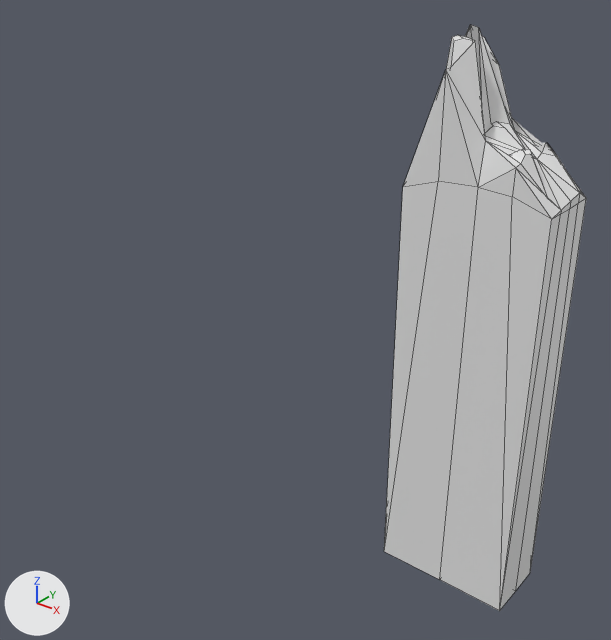
An edit to the FBX model Lost Kids/Assets/Models/Walls/Wall1.FBX, drawn before and after from the same camera.
Before and after are seen from a 50 mm camera at (12.49, -9.4, 9.08) aimed at (4.82, 0.18, 3.14). Arrows for +X, +Y and +Z are at lower left; the lights stay in place. Mesh edges are drawn as thin lines. Where no turn or scale is listed for an object, it has been applied to the vertices.

The first picture shows 'Wall1'.
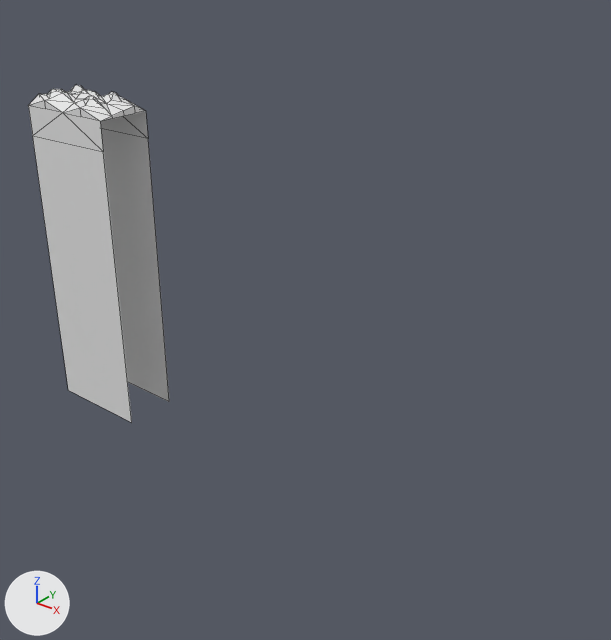
Where the change shows, as pixel boxes (x1, y1, x2, y2) in the pictures (611 x 640 px):
'Wall1', reshaped, moved (30% narrower, 42% shorter)
    before: (384, 25, 586, 611)
    after: (28, 85, 169, 422)
part 1 of me_mesh, cut back
    before: (384, 70, 586, 611)
    after: (28, 100, 169, 422)

The change in detail:
me_mesh is used by ob_wall1; location (7.95, 0.0, 0.0).
me_mesh had 80 vertices, 93 faces and spanned x -1.0..1.0, y -0.5..0.5, z 0.0..7.86.
me_mesh now has 79 vertices, 81 faces and spans x -1.0..1.0, y -0.5..0.5, z 0.0..6.24.
Part 1, on me_mesh:
7 vertices are removed from x -1.0..1.0, y -0.5..0.5, z 0.0..6.75.
30 faces are deleted.
13 vertices in x 0.34..0.66, y -0.5..0.3, z 6.4..6.58 move by (0.0, 0.0, -0.36).
6 vertices in x -0.13..0.09, y -0.25..0.25, z 6.6..6.75 move by (0.05, 0.0, -0.55).
6 vertices in x -0.59..-0.28, y -0.34..-0.11, z 7.71..7.77 move by (0.0, 0.0, -1.54).
6 vertices in x -0.61..-0.44, y 0.08..0.38, z 7.62..7.74 move by (0.0, 0.0, -1.5).
4 vertices in x 0.38..0.51, y 0.02..0.5, z 6.41..6.5 move by (0.0, 0.0, -0.37).
15 vertices move from x -0.5..0.62, y -0.5..0.5, z 6.08..7.86 to x -1.0..1.0, y -0.5..0.5, z 5.36..6.23.
6 vertices are added at (0.0, -0.5, 5.91), (-0.5, -0.5, 5.91), (0.49, -0.5, 5.91), (0.5, 0.5, 5.91), (0.0, 0.5, 5.91), (-0.5, 0.5, 5.91).
18 new faces join them.
Object 'Wall1' (ob_wall1) moves from (7.95, 0.0, 0.0) to (0.0, 0.0, 0.0).
